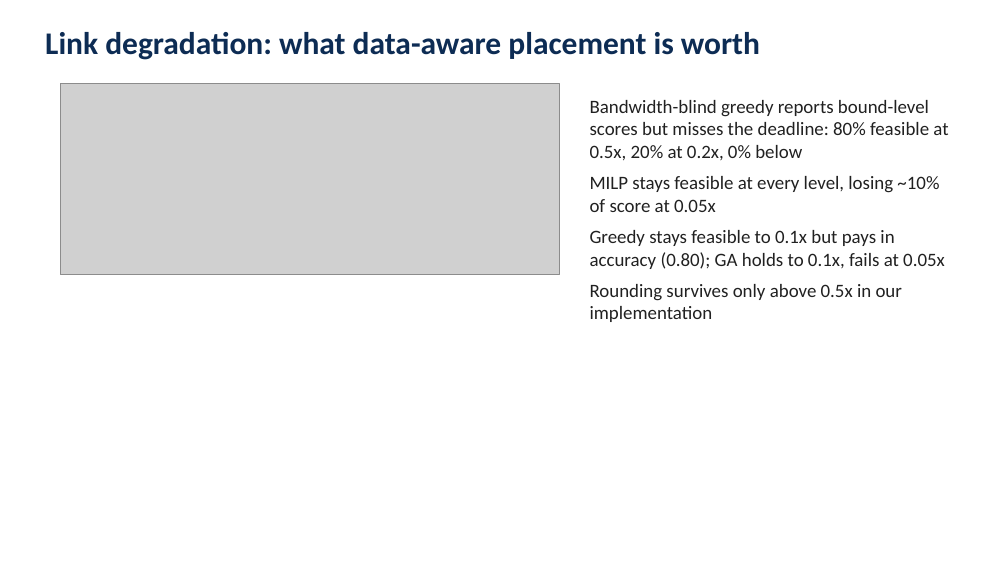
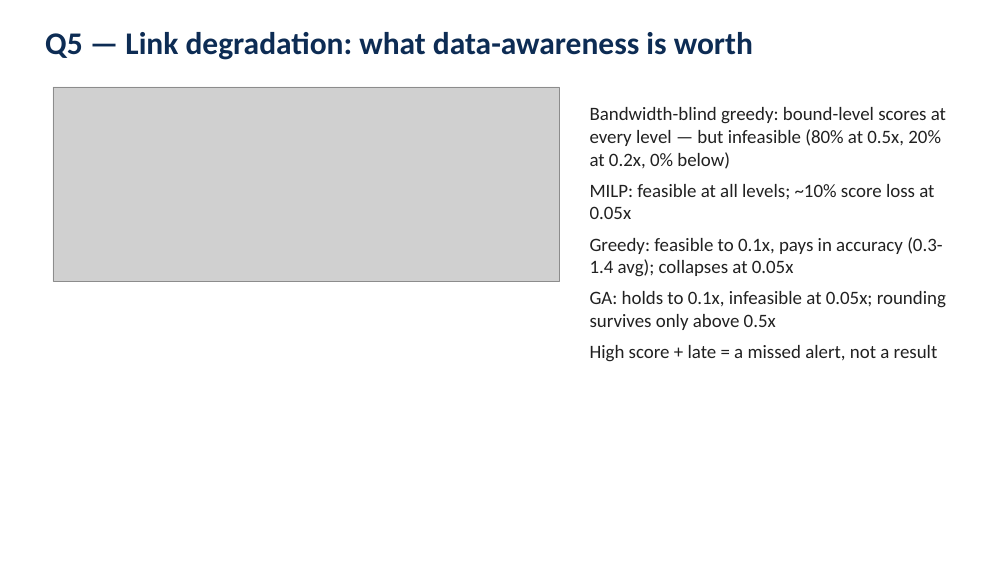
Before and after one commit to gayanigupta/data-aware-scheduling, a slide deck: slide 16 of slides/data-aware-scheduling.pptx (slide 11 before the commit). Drawn at 1008x567 pixels with LibreOffice and Linux fonts; fonts in the diff are those of the drawing; grey boxes stand for pictures. Boxes give left, top, right and bottom in pixels: in the first picture for what was removed or moved away, otherwise in the second. Text is boxed around its words. In the diff, an @@ line names an element or a change of style, - is before the commit and + after.

```diff
--- a/slides/data-aware-scheduling.pptx
+++ b/slides/data-aware-scheduling.pptx
@@ text at [45,32,753,60]: text changed @@
-Link degradation: what data-aware placement is worth
+Q5 — Link degradation: what data-awareness is worth
@@ picture: place and size @@
-picture at [60,83,560,275]
+picture at [53,87,560,281]
@@ text at [590,107,946,362]: text changed @@
-Bandwidth-blind greedy reports bound-level scores but misses the deadline: 80% feasible at 0.5x, 20% at 0.2x, 0% below
-MILP stays feasible at every level, losing ~10% of score at 0.05x
-Greedy stays feasible to 0.1x but pays in accuracy (0.80); GA holds to 0.1x, fails at 0.05x
-Rounding survives only above 0.5x in our implementation
+Bandwidth-blind greedy: bound-level scores at every level — but infeasible (80% at 0.5x, 20% at 0.2x, 0% below)
+MILP: feasible at all levels; ~10% score loss at 0.05x
+Greedy: feasible to 0.1x, pays in accuracy (0.3-1.4 avg); collapses at 0.05x
+GA: holds to 0.1x, infeasible at 0.05x; rounding survives only above 0.5x
+High score + late = a missed alert, not a result
```
Also in this commit, not shown: 11 other slides changed, 9 slides added, 1 slide removed, 1 other file.
